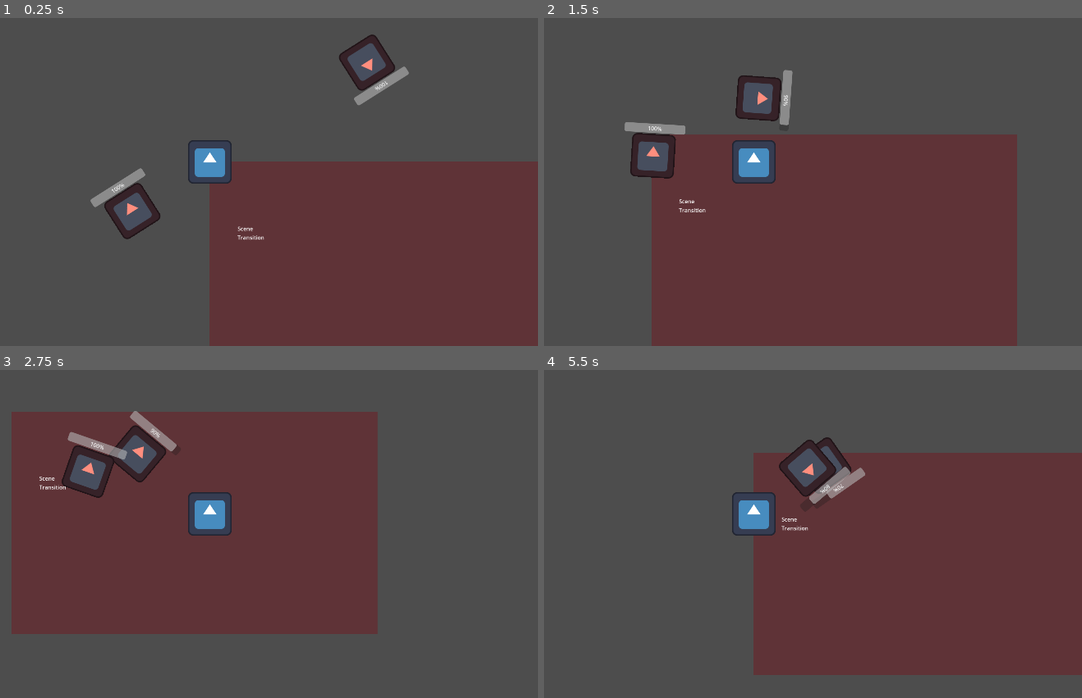
Above: before the commit, frames 1-4 (two rows, left to right).
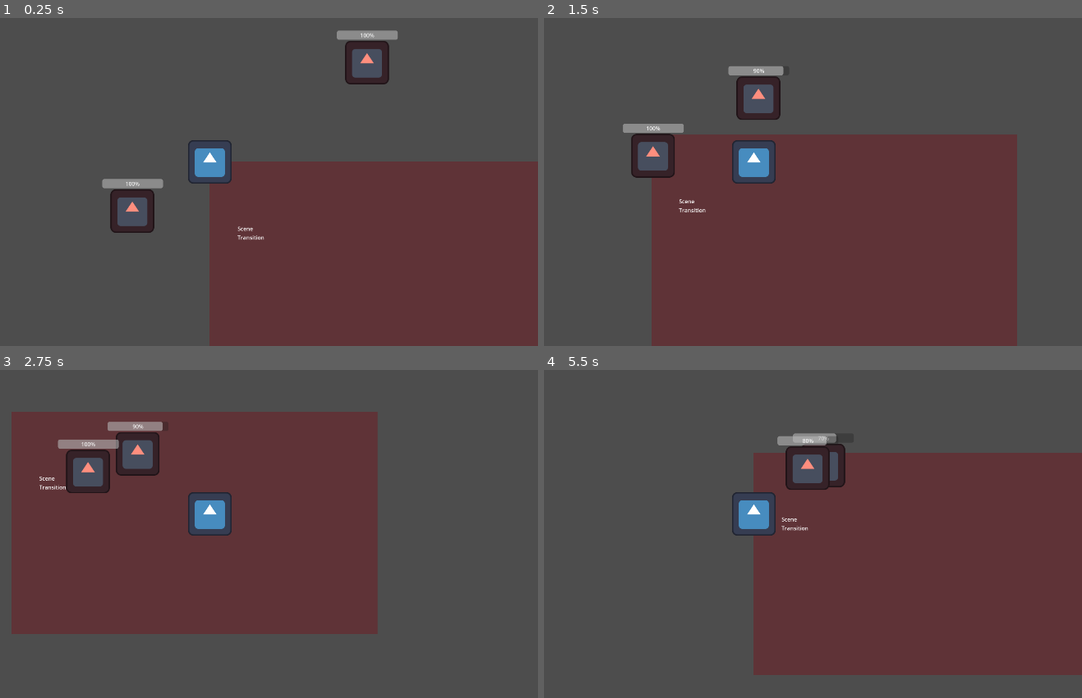
Above: after the commit, the same moments.

Repository: ElanReizas/Adventure_Crawler
Game: Godot game, scene res://Assets/Scenes/room1_f1.tscn
Same seed, same stepped clock (60 frames per second), same inputs: the game is played once before the commit and once after it. The project has no main scene, so this scene is started directly. The engine's default icon, where the game draws it, is replaced by a stand-in: a white triangle on a blue panel in a dark square.
Inputs (mouse positions are in pixels of both pictures, inside the frame that each line leads up to):
- Up to frame 1 (0.25 s): no input
- Up to frame 2 (1.5 s): move the mouse to (899, 142) at 0.52 s; hold Right (ui_right) 0.53-1.28 s; click (899, 142) at 0.6 s; move the mouse to (624, 178) at 1.27 s; hold Down (ui_down) from 1.28 s (still down); click (624, 178) at 1.35 s
- Up to frame 3 (2.75 s): move the mouse to (274, 432) at 2.02 s; release Down (ui_down) at 2.03 s; hold Right (ui_right) from 2.03 s (still down); click (274, 432) at 2.1 s
- Up to frame 4 (5.5 s): move the mouse to (721, 586) at 2.77 s; release Right (ui_right) at 2.78 s; hold Up (ui_up) 2.78-3.53 s; click (721, 586) at 2.85 s; move the mouse to (952, 570) at 3.52 s; hold Left (ui_left) 3.53-5.03 s; click (952, 570) at 3.6 s; move the mouse to (554, 458) at 4.27 s; click (554, 458) at 4.35 s; move the mouse to (786, 514) at 5.02 s; hold Down (ui_down) from 5.03 s (still down); click (786, 514) at 5.1 s

The runs differ from the first frame. In frame 1, 2.0% of the frame differs, in the area x 16-77%, y 3-68%; in frame 2, 0.9%; in frame 3, 1.6%; in frame 4, 1.4%.

Commit message:
Update enemy.gd

Diff:
--- a/Assets/Scripts/enemy.gd
+++ b/Assets/Scripts/enemy.gd
@@ -2,7 +2,6 @@
 class_name Enemy
 @onready var target = $"../Player"
 @export var speed = 200
-#var velocity = Vector2.ZERO
 var max_health: int = 100
 var current_health: int
 #Variable to determine if the player was seen by an enemy to initiate engage targetting
@@ -19,11 +18,11 @@
 
 	if current_health <= 0:
 		die()
-func _physics_process(delta: float) -> void:
-	if (target):
+func _physics_process(_delta: float) -> void:
+	targetPlayer()
+	if playerSeen:
 		var direction = (target.position-position).normalized()
 		velocity = direction * speed
-		look_at(target.position)
 		move_and_slide()
 #Targeting function
 #initial testing we set playerSeen to true to skip past patrolling phase
